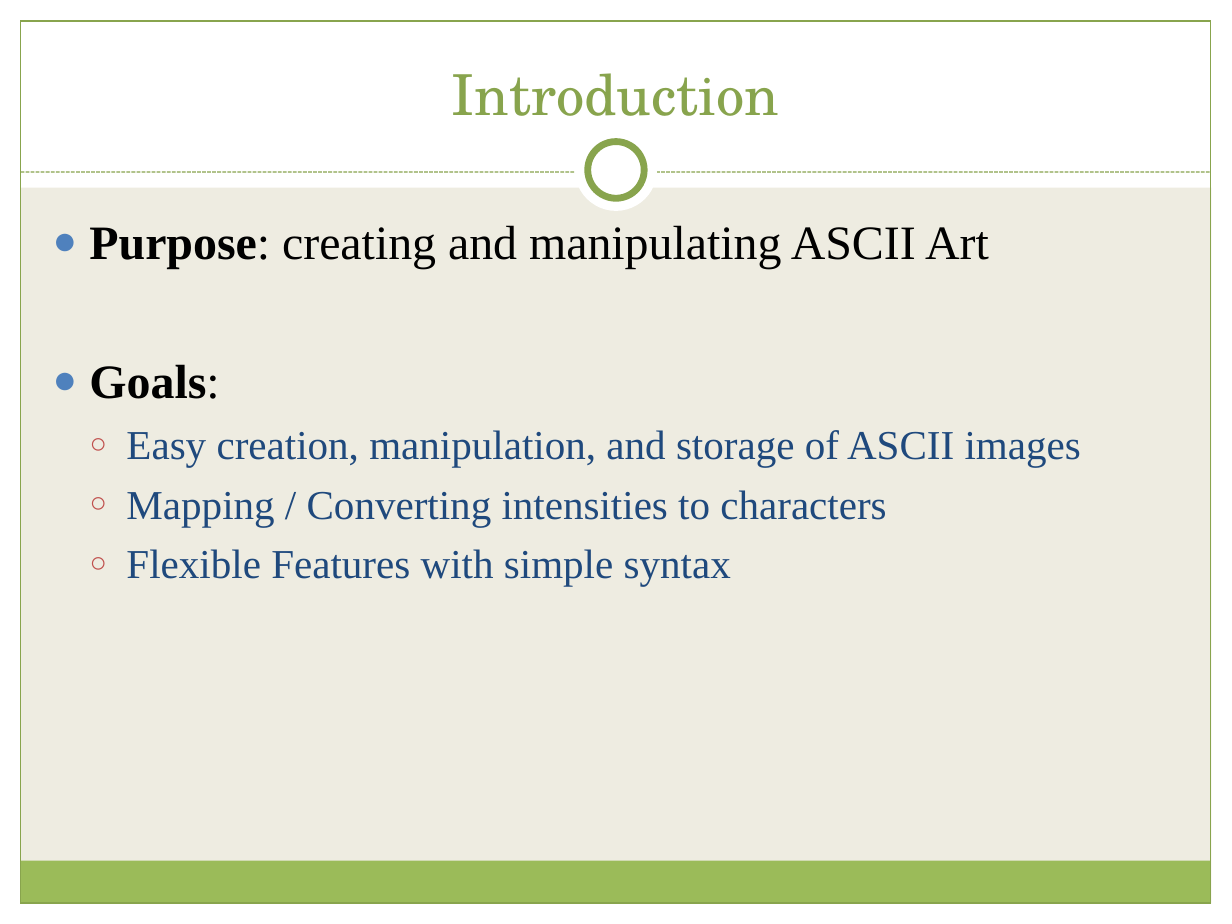
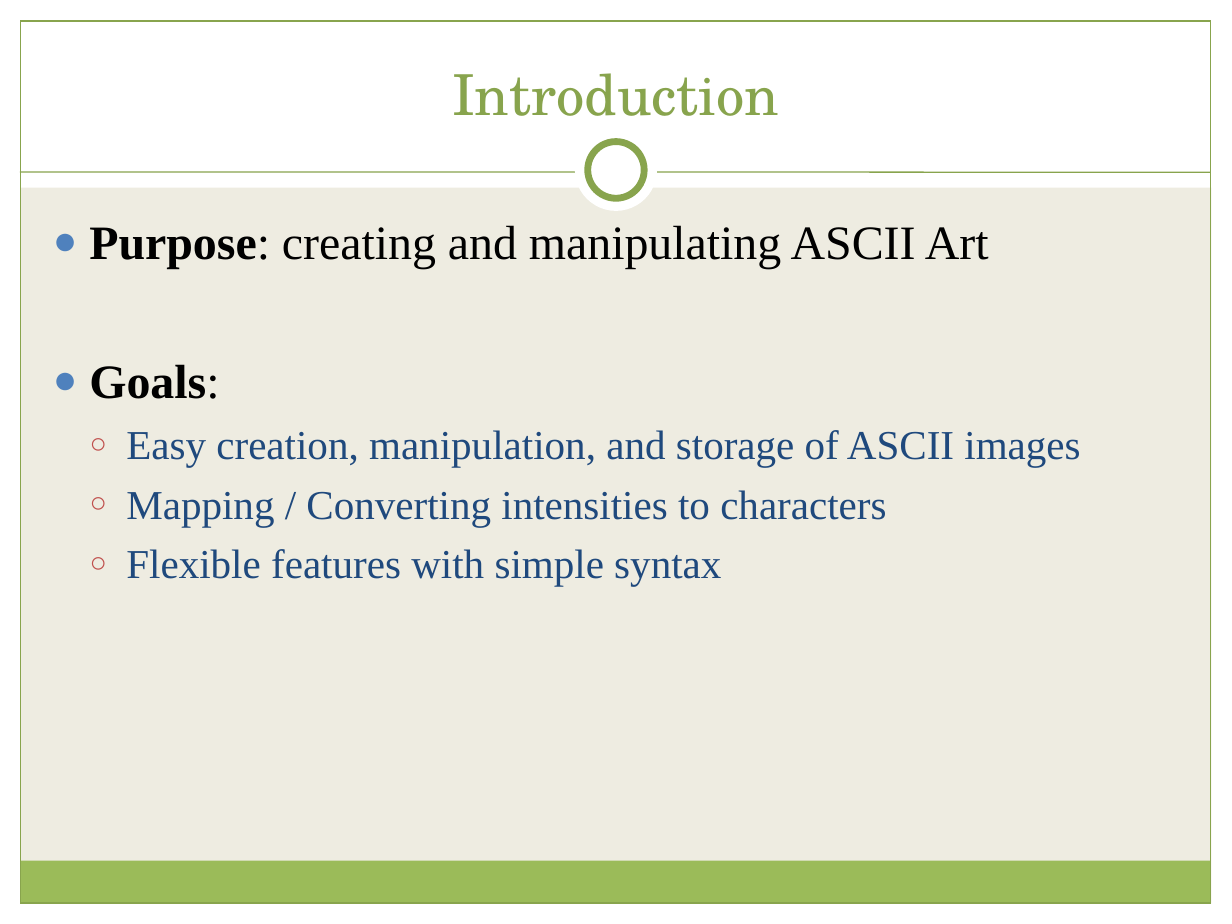
Before and after one commit to dgromov/EZ-ASCII, a slide deck: slide 2 of FinalReport/final_slides_v2.ppt. Drawn at 1232x924 pixels with LibreOffice and Linux fonts; fonts in the diff are those of the drawing. Boxes give left, top, right and bottom in pixels: in the first picture for what was removed or moved away, otherwise in the second. Text is boxed around its words. In the diff, an @@ line names an element or a change of style, - is before the commit and + after.

```diff
--- a/FinalReport/final_slides_v2.ppt
+++ b/FinalReport/final_slides_v2.ppt
@@ line (21, 172) - (1211, 172): stroke #88A44D 0.74 pt dashed to #88A44D 0.74 pt @@
@@ text at bbox=[126, 549, 721, 586]: text changed @@
-  ○ Flexible Features with simple syntax
+  ○ Flexible features with simple syntax
```
Also in this commit, not shown: 15 other slides changed, 1 slide added.
